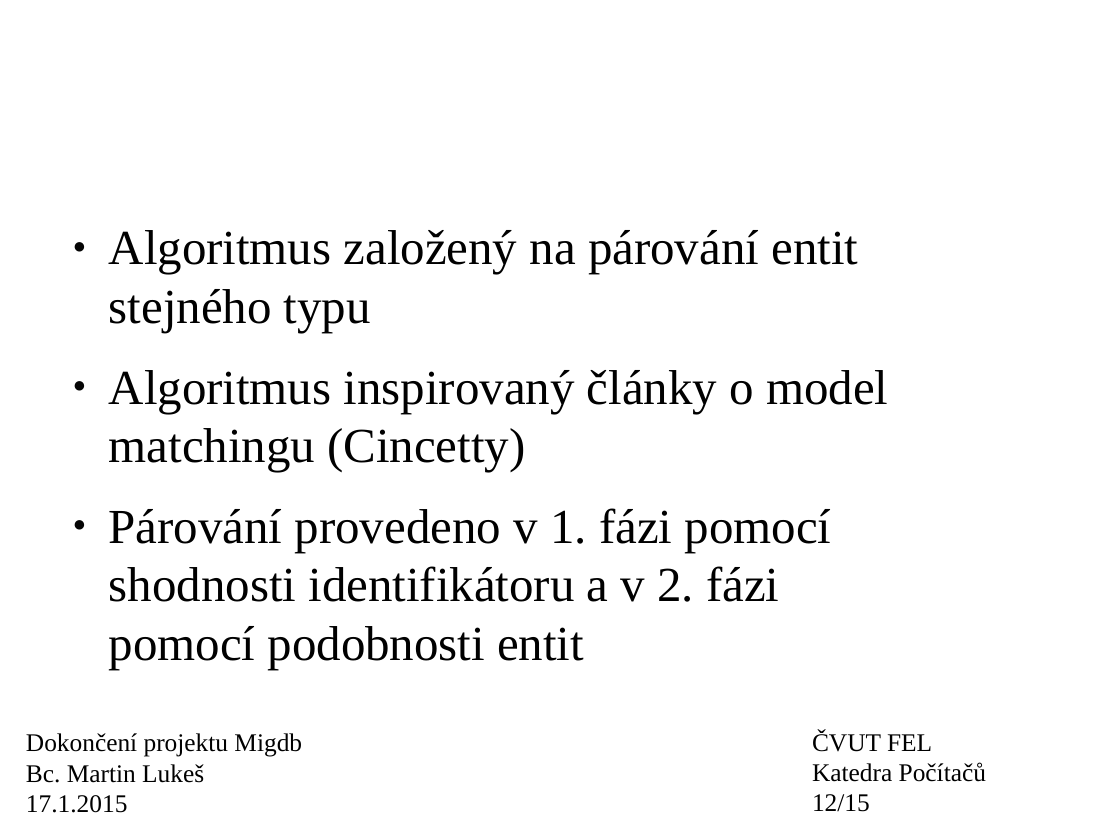
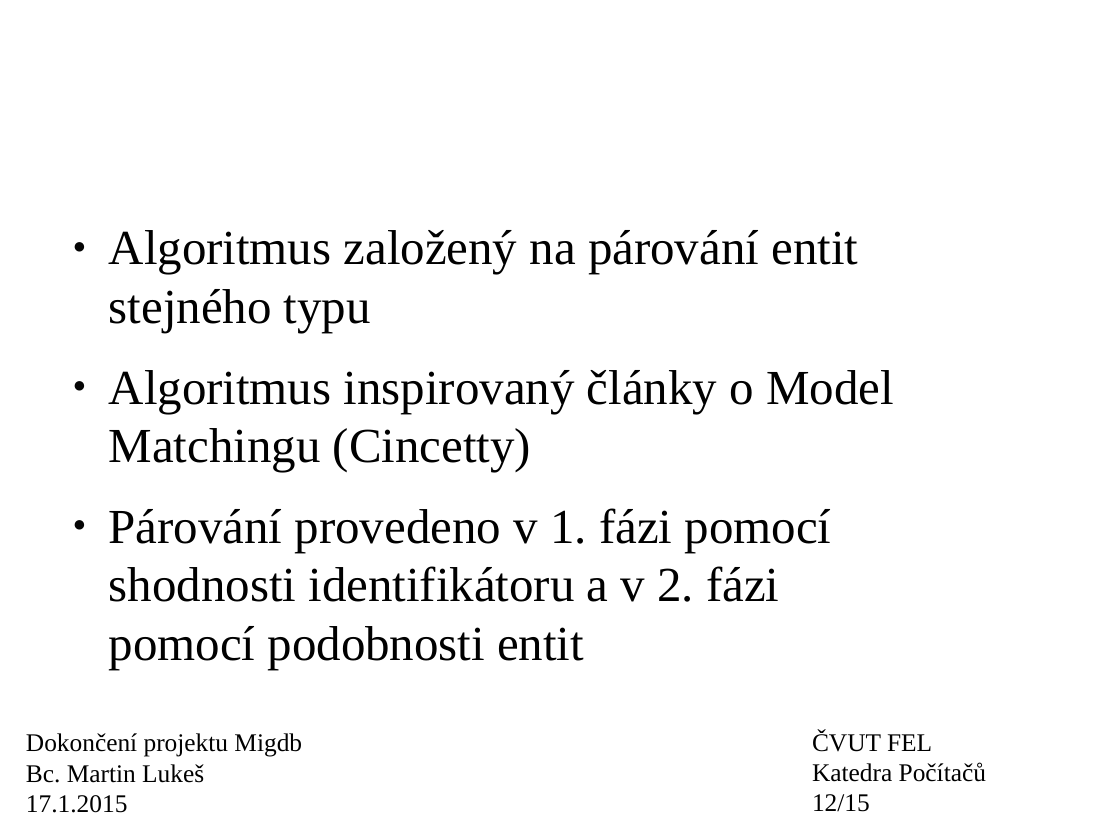
Before and after one commit to wox2/migrace_databaze, a slide deck: slide 12 of diplomka/prezentace.odp. Drawn at 1120x840 pixels with LibreOffice and Linux fonts; fonts in the diff are those of the drawing; background and template pictures are left out. Boxes give left, top, right and bottom in pixels: in the first picture for what was removed or moved away, otherwise in the second. Text is boxed around its words. In the diff, an @@ line names an element or a change of style, - is before the commit and + after.

```diff
--- a/diplomka/prezentace.odp
+++ b/diplomka/prezentace.odp
@@ text at <box>109,370,894,472</box>: text changed @@
-● Algoritmus inspirovaný články o model matchingu (Cincetty)
+● Algoritmus inspirovaný články o Model Matchingu (Cincetty)
```
Also in this commit, not shown: 7 other slides changed, 2 other files.
